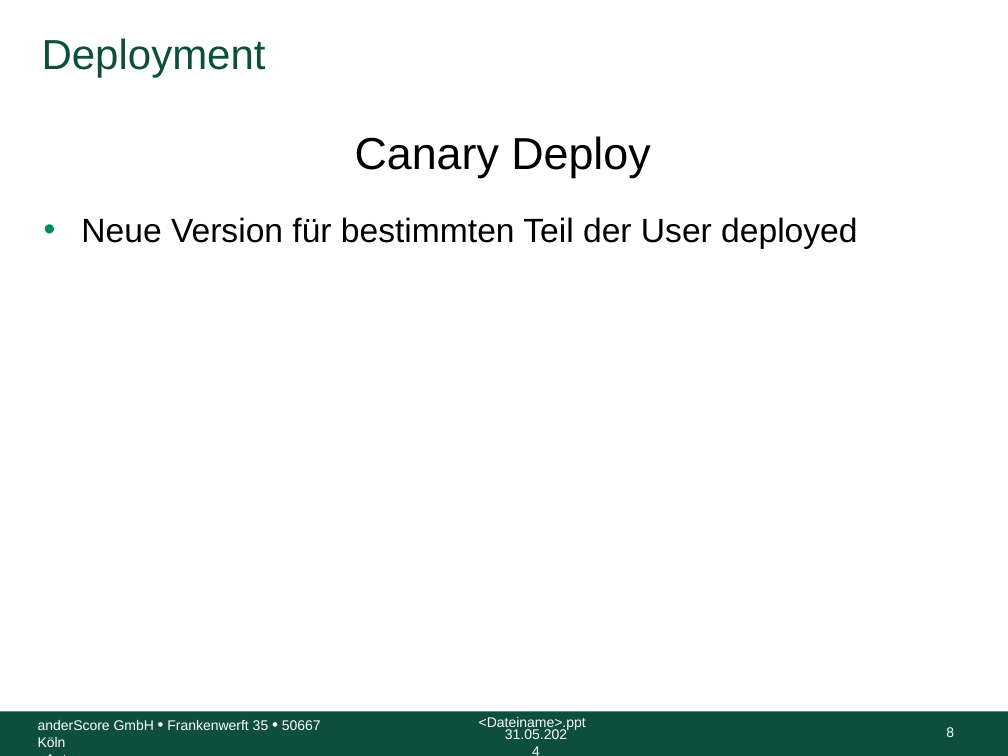
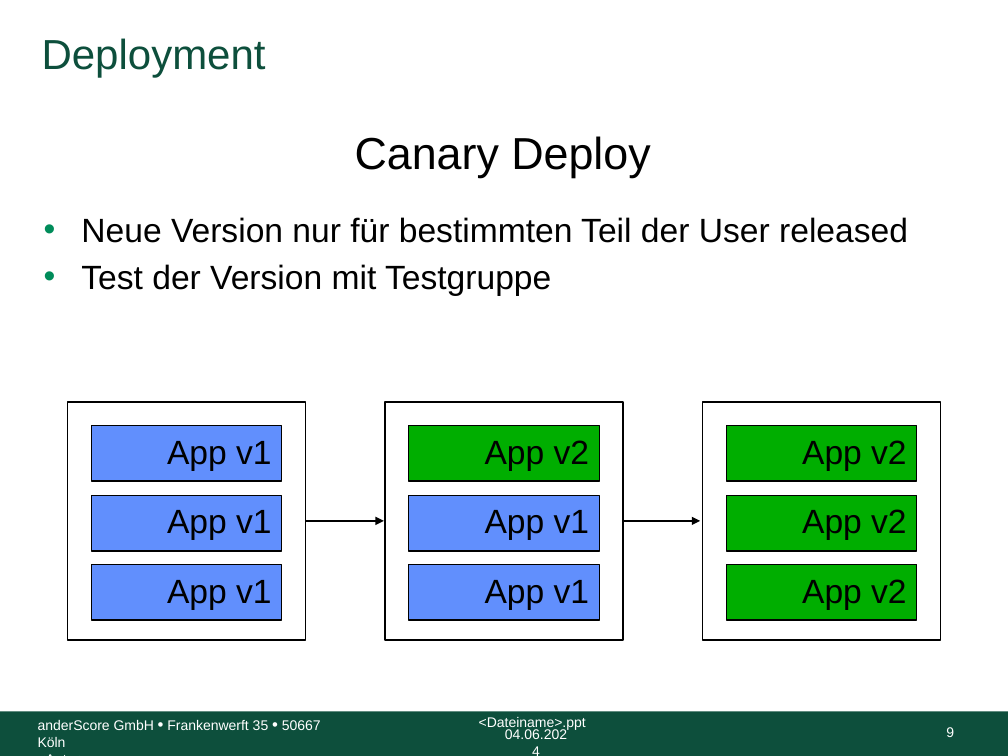
Before and after one commit to anderscore-gmbh/gitlab, a slide deck: slide 9 of slides/Tag-3_4-Deployment-Strategien.pptx (slide 8 before the commit). Drawn at 1008x756 pixels with LibreOffice and Linux fonts; fonts in the diff are those of the drawing; background and template pictures are left out. Boxes give left, top, right and bottom in pixels: in the first picture for what was removed or moved away, otherwise in the second. Text is boxed around its words. In the diff, an @@ line names an element or a change of style, - is before the commit and + after.

Commit message:
Docker Registry Deployment Strategien

```diff
--- a/slides/Tag-3_4-Deployment-Strategien.pptx
+++ b/slides/Tag-3_4-Deployment-Strategien.pptx
@@ text at [81,217,908,296]: text changed @@
-• Neue Version für bestimmten Teil der User deployed
+• Neue Version nur für bestimmten Teil der User released
+• Test der Version mit Testgruppe
@@ rectangle added at [68,402,305,640], fill #FFFFFF, outline #000000 1 pt @@
@@ rectangle added at [385,402,623,640], fill #FFFFFF, outline #000000 1 pt @@
@@ rectangle added at [703,402,940,640], fill #FFFFFF, outline #000000 1 pt @@
@@ rectangle added at [92,425,282,481], fill #618FFD, outline #000000 1 pt, 24 pt, text #000000 @@
+App v1
@@ rectangle added at [409,425,600,481], fill #00AE00, outline #000000 1 pt, 24 pt, text #000000 @@
+App v2
@@ rectangle added at [726,425,916,481], fill #00AE00, outline #000000 1 pt, 24 pt, text #000000 @@
+App v2
@@ rectangle added at [92,495,282,550], fill #618FFD, outline #000000 1 pt, 24 pt, text #000000 @@
+App v1
@@ rectangle added at [409,495,600,550], fill #618FFD, outline #000000 1 pt, 24 pt, text #000000 @@
+App v1
@@ rectangle added at [726,495,916,550], fill #00AE00, outline #000000 1 pt, 24 pt, text #000000 @@
+App v2
@@ arrow added from (305, 521) to (384, 521), #000000 1 pt @@
@@ arrow added from (622, 521) to (701, 521), #000000 1 pt @@
@@ rectangle added at [92,564,282,620], fill #618FFD, outline #000000 1 pt, 24 pt, text #000000 @@
+App v1
@@ rectangle added at [409,564,600,620], fill #618FFD, outline #000000 1 pt, 24 pt, text #000000 @@
+App v1
@@ rectangle added at [726,564,916,620], fill #00AE00, outline #000000 1 pt, 24 pt, text #000000 @@
+App v2
@@ text at [505,729,567,739]: text changed @@
-31.05.2024
+04.06.2024
@@ page number at [946,727,954,737]: text changed @@
-8
+9
```
Also in this commit, not shown: 7 other slides changed, 3 slides added, 5 other files.
